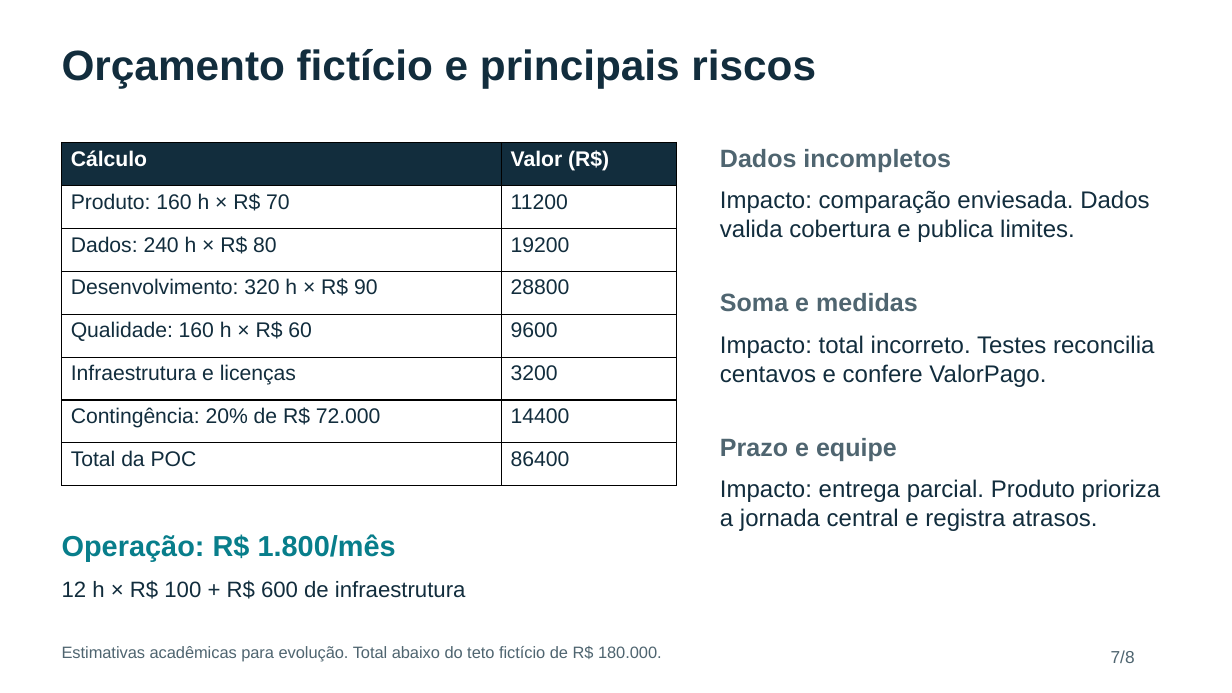
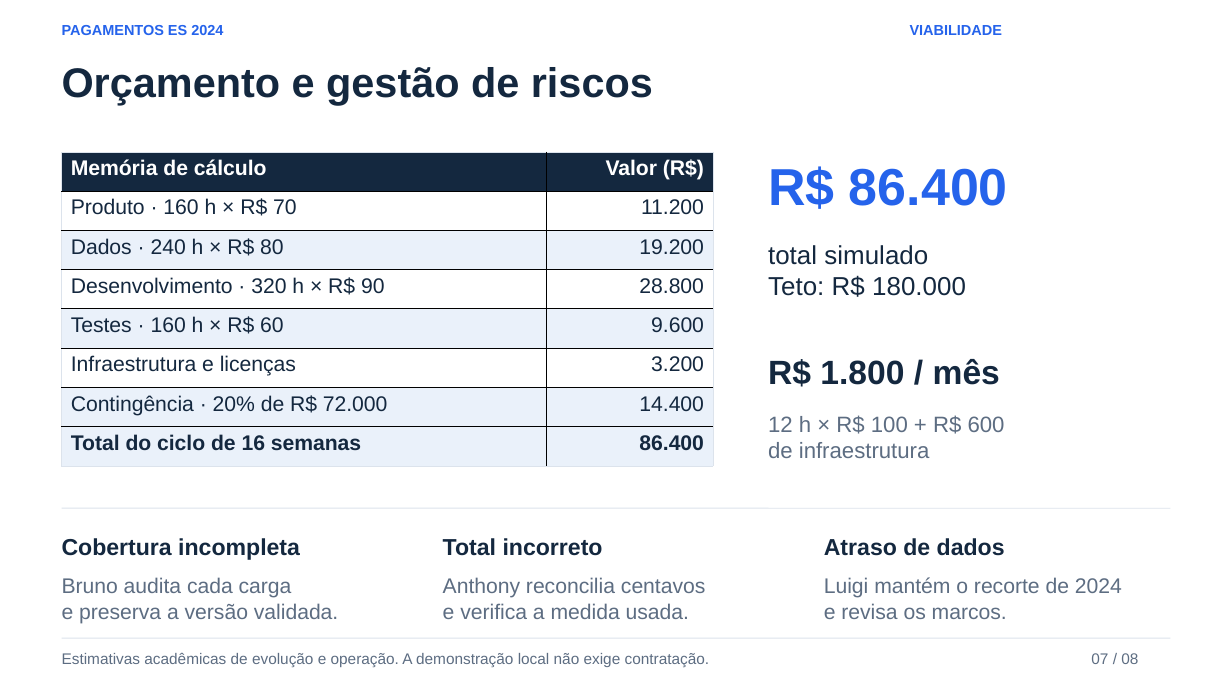
Before and after one commit to Stratfy/cp5-data, a slide deck: slide 7 of docs/apresentacao_pagamentos_es_2024.pptx. Drawn at 1232x693 pixels with LibreOffice and Linux fonts; fonts in the diff are those of the drawing. Boxes give left, top, right and bottom in pixels: in the first picture for what was removed or moved away, otherwise in the second. Text is boxed around its words. In the diff, an @@ line names an element or a change of style, - is before the commit and + after.

Commit message:
Finaliza painel corporativo e materiais de entrega

```diff
--- a/docs/apresentacao_pagamentos_es_2024.pptx
+++ b/docs/apresentacao_pagamentos_es_2024.pptx
@@ text added at [62, 25, 223, 35], 11.2 pt, text #2563EB, bold @@
+PAGAMENTOS ES 2024
@@ text added at [910, 25, 1003, 35], 11.2 pt, text #2563EB, bold @@
+VIABILIDADE
@@ text at [62, 67, 653, 105]: text changed; size 33 to 32.2 pt; text colour #122D3D to #14283F @@
-Orçamento fictício e principais riscos
+Orçamento e gestão de riscos
@@ text removed at [720, 149, 951, 172] @@
-Dados incompletos
@@ table at [62, 152, 714, 467] @@
-row 1, column 1: Cálculo
+row 1, column 1: Memória de cálculo
-row 2, column 1: Produto: 160 h × R$ 70
+row 2, column 1: Produto · 160 h × R$ 70
-row 2, column 2: 11200
+row 2, column 2: 11.200
-row 3, column 1: Dados: 240 h × R$ 80
+row 3, column 1: Dados · 240 h × R$ 80
-row 3, column 2: 19200
+row 3, column 2: 19.200
-row 4, column 1: Desenvolvimento: 320 h × R$ 90
+row 4, column 1: Desenvolvimento · 320 h × R$ 90
-row 4, column 2: 28800
+row 4, column 2: 28.800
-row 5, column 1: Qualidade: 160 h × R$ 60
+row 5, column 1: Testes · 160 h × R$ 60
-row 5, column 2: 9600
+row 5, column 2: 9.600
-row 6, column 2: 3200
+row 6, column 2: 3.200
-row 7, column 1: Contingência: 20% de R$ 72.000
+row 7, column 1: Contingência · 20% de R$ 72.000
-row 7, column 2: 14400
+row 7, column 2: 14.400
-row 8, column 1: Total da POC
+row 8, column 1: Total do ciclo de 16 semanas
-row 8, column 2: 86400
+row 8, column 2: 86.400
@@ fill #122D3D to #14283F in row 1 @@
@@ fill #FFFFFF to #EAF1FA in 8 cells @@
@@ text colour #122D3D to #14283F in "Infraestrutura e licenças" @@
@@ alignment left to right @@
@@ borders changed @@
@@ table: place and size @@
-table at [62, 142, 677, 486]
+table at [62, 152, 714, 467]
@@ text at [768, 166, 1008, 209]: text changed; size 18.8 to 40.5 pt; text colour #122D3D to #2563EB; bold on @@
-Impacto: comparação enviesada. Dados valida cobertura e publica limites.
+R$ 86.400
@@ text at [768, 245, 966, 297]: text changed; size 19.5 to 20.2 pt; text colour #4F6570 to #14283F; bold off @@
-Soma e medidas
+total simulado
+Teto: R$ 180.000
@@ text removed at [720, 335, 1154, 387] @@
-Impacto: total incorreto. Testes reconcilia centavos e confere ValorPago.
@@ text at [768, 359, 1000, 387]: text changed; size 22.5 to 26.2 pt; text colour #087E8B to #14283F @@
-Operação: R$ 1.800/mês
+R$ 1.800 / mês
@@ text at [768, 415, 1005, 458]: text changed; text colour #122D3D to #5D6D82 @@
-12 h × R$ 100 + R$ 600 de infraestrutura
+12 h × R$ 100 + R$ 600
+de infraestrutura
@@ text removed at [720, 438, 897, 461] @@
-Prazo e equipe
@@ text removed at [720, 479, 1161, 531] @@
-Impacto: entrega parcial. Produto prioriza a jornada central e registra atrasos.
@@ line added from (62, 508) to (1171, 508), #DCE3EC 0.75 pt @@
@@ text added at [62, 538, 300, 560], 18 pt, text #14283F, bold @@
+Cobertura incompleta
@@ text added at [443, 538, 603, 556], 18 pt, text #14283F, bold @@
+Total incorreto
@@ text added at [824, 538, 1005, 556], 18 pt, text #14283F, bold @@
+Atraso de dados
@@ text added at [62, 577, 338, 624], 16.5 pt, text #5D6D82 @@
+Bruno audita cada carga
+e preserva a versão validada.
@@ text added at [443, 577, 705, 619], 16.5 pt, text #5D6D82 @@
+Anthony reconcilia centavos
+e verifica a medida usada.
@@ text added at [824, 577, 1122, 619], 16.5 pt, text #5D6D82 @@
+Luigi mantém o recorte de 2024
+e revisa os marcos.
@@ text at [62, 653, 710, 667]: text changed; size 12.8 to 12 pt; text colour #4F6570 to #5D6D82 @@
-Estimativas acadêmicas para evolução. Total abaixo do teto fictício de R$ 180.000.
+Estimativas acadêmicas de evolução e operação. A demonstração local não exige contratação.
@@ line added from (62, 639) to (1171, 639), #DCE3EC 0.75 pt @@
@@ text added at [1091, 653, 1138, 664], 12 pt, text #5D6D82 @@
+07 / 08
@@ text removed at [1111, 650, 1135, 663] @@
-7/8
```
Also in this commit, not shown: 4 other slides changed, 3 slides added, 3 slides removed, 14 other files.
